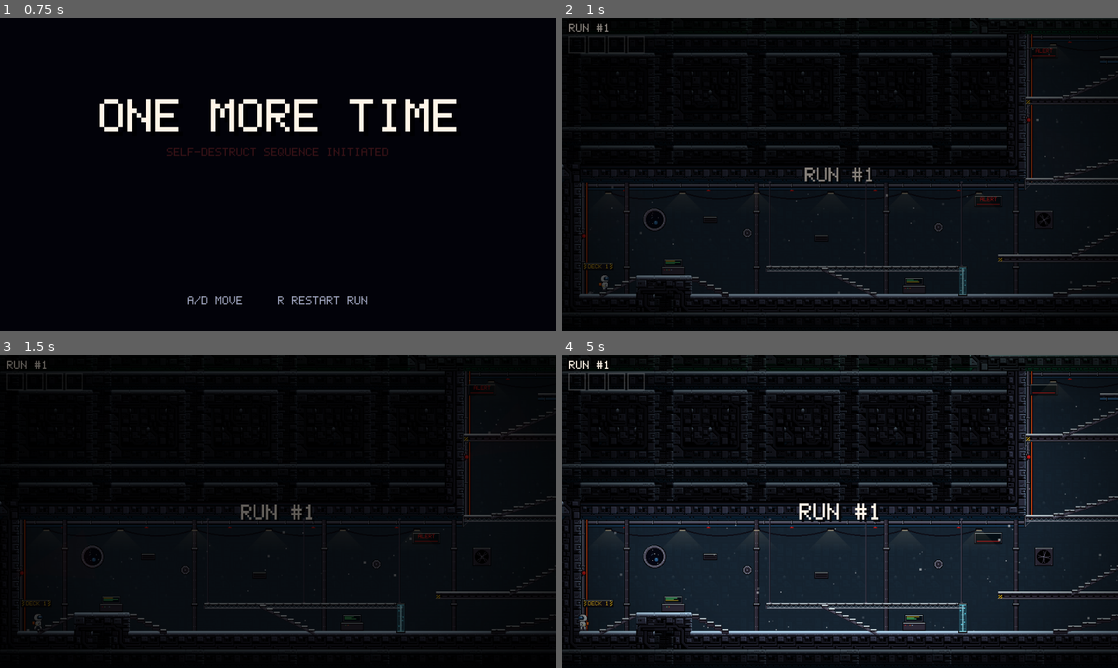
Above: before the commit, frames 1-4 (two rows, left to right).
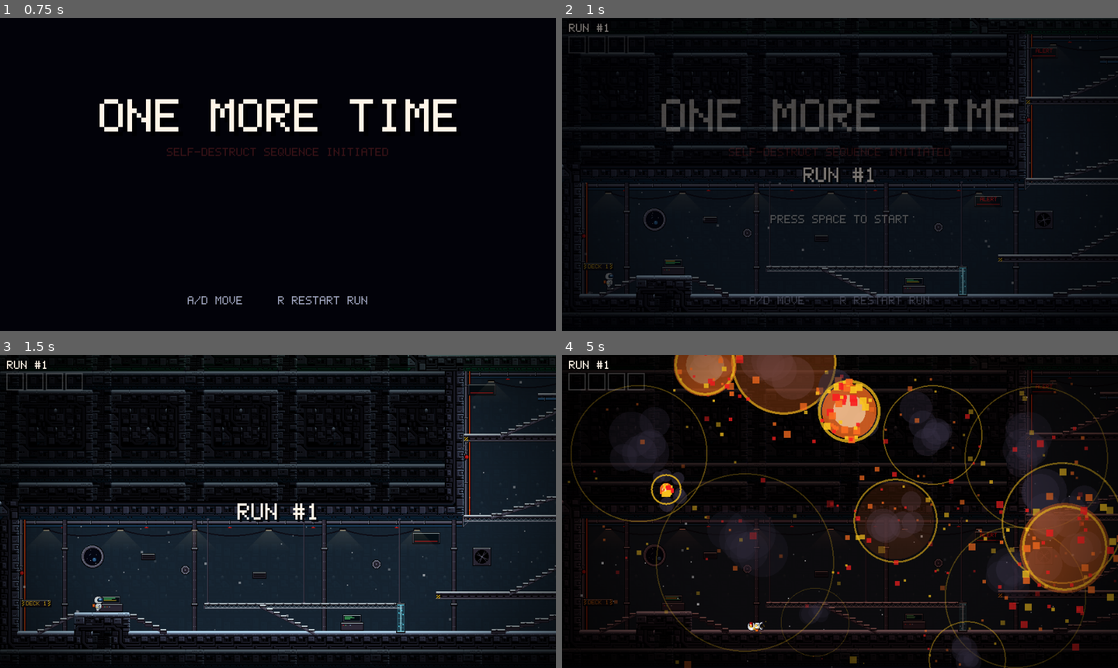
Above: after the commit, the same moments.

Repository: JayChen251/One-more-time
Game: Godot game, scene res://scenes/main.tscn
Same seed, same stepped clock (60 frames per second), same inputs: the game is played once before the commit and once after it.
Inputs:
- Up to frame 1 (0.75 s): tap Enter at 0.5 s; hold D (right) from 0.53 s (still down); tap K (teleport) at 0.6 s
- Up to frame 2 (1 s): keep holding D (right); tap Space (jump) at 0.77 s; tap 1 at 0.8 s
- Up to frame 3 (1.5 s): keep holding D (right); tap Space (jump) at 1.07 s; tap 1 at 1.35 s
- Up to frame 4 (5 s): tap Space (jump) at 1.52, 1.55, 1.82, 3.02, 3.32, 4.52, 4.82 s; release D (right) at 2.03 s; hold A (left) 2.03-2.78 s; hold Space (jump) 2.03-2.78 s; tap K (teleport) at 2.3, 3.6, 4.55 s; hold D (right) 2.78-4.28 s; tap L (grapple) at 2.85 s; tap 1 at 3.05, 4.35 s; hold Space (jump) 3.53-4.28 s; tap R (restart) at 4.15 s; hold A (left) from 4.28 s (still down)

Frame 1 is identical in both runs. In frame 2, 3.1% of the frame differs, in the area x 4-100%, y 5-92%; in frame 3, 38%; in frame 4, 52%, in the area x 0-100%, y 0-100%.

Commit message:
Remove debug features
- Drop the debug-build hatch timing readout and the 1-5 ability shortcut
  keys.
- Drop leftover console prints (player ready, playing music).
- Stop tracking Python bytecode from tools/ and ignore __pycache__.
- Document that the hatch closing times (all 8.5s) were set by hand.

Co-Authored-By: Claude Opus 5.5 <noreply@anthropic.com>
Claude-Session: https://claude.ai/code/session_01VBg4ft2q8Eto7W6RUi45Wd

Diff:
--- a/scripts/game_state.gd
+++ b/scripts/game_state.gd
@@ -46,7 +46,6 @@
 	music.volume_db = MUSIC_VOLUME_DB
 	add_child(music)
 	music.play()
-	print("Playing music: ", path)
 
 
 # The first audio file in MUSIC_DIR. Exported games only list the ".import"
--- a/scripts/main.gd
+++ b/scripts/main.gd
@@ -46,8 +46,6 @@
 # Screen shake (seconds left, strength in px).
 var shake_time := 0.0
 var shake_strength := 0.0
-# Debug builds: hatches the player has already gone up through this run.
-var hatches_passed := {}
 
 
 func _ready() -> void:
@@ -102,23 +100,6 @@
 		gate.set_clock(elapsed)
 	for hatch: Hatch in get_tree().get_nodes_in_group("hatches"):
 		hatch.set_clock(elapsed)
-	if OS.is_debug_build():
-		_show_hatch_times(elapsed)
-
-
-# Debug builds only: when the player goes up through a hatch, show the time
-# and when that hatch closes, for tuning the closing times
-# (HATCH_OVERRIDE in tools/build_level.py).
-func _show_hatch_times(elapsed: float) -> void:
-	for hatch: Hatch in get_tree().get_nodes_in_group("hatches"):
-		var p := player.global_position
-		if hatches_passed.has(hatch) or p.y > hatch.global_position.y \
-				or p.x < hatch.global_position.x or p.x > hatch.global_position.x + hatch.width:
-			continue
-		hatches_passed[hatch] = true
-		timer_label.text = "%s  %.2fS  (CLOSES %.1fS)" % [hatch.name.to_upper(), elapsed, hatch.closes_at]
-		timer_label.visible = true
-		print("passed %s at %.2fs (closes at %.1fs)" % [hatch.name, elapsed, hatch.closes_at])
 
 
 # Beeps get faster (every 1.6s down to every 0.15s) and the red flash
@@ -161,20 +142,6 @@
 		get_tree().reload_current_scene()
 	elif not run_over and event.is_action_pressed("restart"):
 		_on_self_destruct()
-	elif OS.is_debug_build() and event is InputEventKey and event.pressed and not event.echo:
-		_debug_set_abilities(event.keycode)
-
-
-# Testing shortcut (editor/debug builds only): keys 1-5 restart the run with
-# that many abilities: 1 = none, 2 = jump, 3 = +teleport, 4 = +boost, 5 = all.
-func _debug_set_abilities(keycode: Key) -> void:
-	var count := keycode - KEY_1
-	if count < 0 or count > GameState.ABILITY_ORDER.size():
-		return
-	GameState.reset()
-	for i in count:
-		GameState.unlock(GameState.ABILITY_ORDER[i])
-	get_tree().reload_current_scene()
 
 
 func _on_gate_reached(gate: Gate) -> void:
--- a/scripts/player.gd
+++ b/scripts/player.gd
@@ -67,7 +67,6 @@
 var tilemap: TileMapLayer
 
 func _ready() -> void:
-	print("player ready: ", get_path())
 	# Safely fetch tilemap after level is instantiated into the tree
 	tilemap = get_tree().get_first_node_in_group("tilemap")
 
Not shown, changed: .gitignore
Not shown, changed: tools/build_level.py
